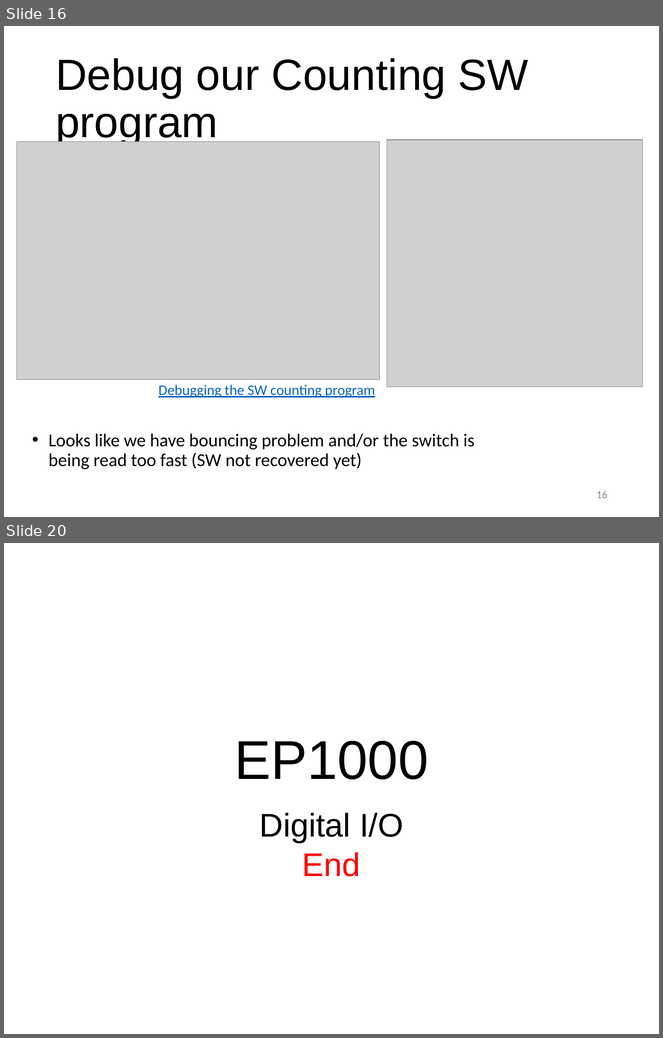
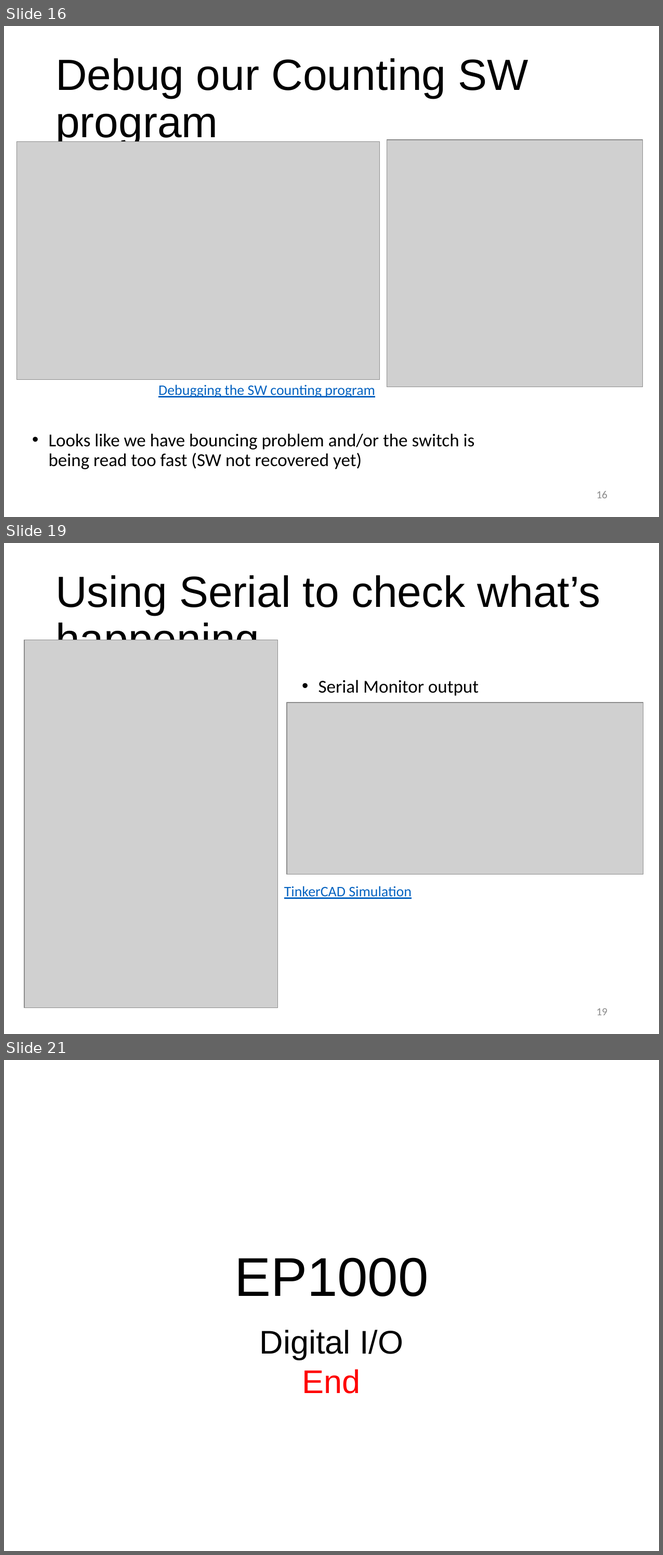
Before and after one commit to RDorville/digfab, a slide deck: presentations/ep1000_digitalio/ep1000_digitalio.pptx. Shown one above the other, each under a label of ours: slides 16 and 20 before the commit, slides 16, 19 and 21 after it; the slides between them are not shown. The pictures are 663x1038 and 663x1555 pixels, drawn with LibreOffice and Linux fonts; fonts in the diff are those of the drawing; grey boxes stand for pictures; background and template pictures are left out. Boxes give left, top, right and bottom in pixels: in the first picture for what was removed or moved away, otherwise in the second. Text is boxed around its words. In the diff, an @@ line names an element or a change of style, - is before the commit and + after.

```diff
--- a/presentations/ep1000_digitalio/ep1000_digitalio.pptx
+++ b/presentations/ep1000_digitalio/ep1000_digitalio.pptx
@@ slide 19 added at [4, 543, 659, 1034], background #FFFFFF @@
@@ title added at [55, 575, 600, 640], 48 pt, text #000000 @@
+Using Serial to check what’s happening
@@ picture added at [24, 640, 278, 1008] @@
@@ text added at [319, 680, 479, 696], 20 pt, text #000000 @@
+• Serial Monitor output
@@ picture added at [287, 703, 644, 875] @@
@@ text added at [284, 886, 412, 899], 16 pt, text #0563C1, underline @@
+TinkerCAD Simulation
@@ page number added at [597, 1008, 608, 1016], 12 pt, text #8C8C8C @@
+19
@@ what was slide 20 is now slide 21 @@
```
Also in this commit, not shown: 3 slides changed, 4 other files.
